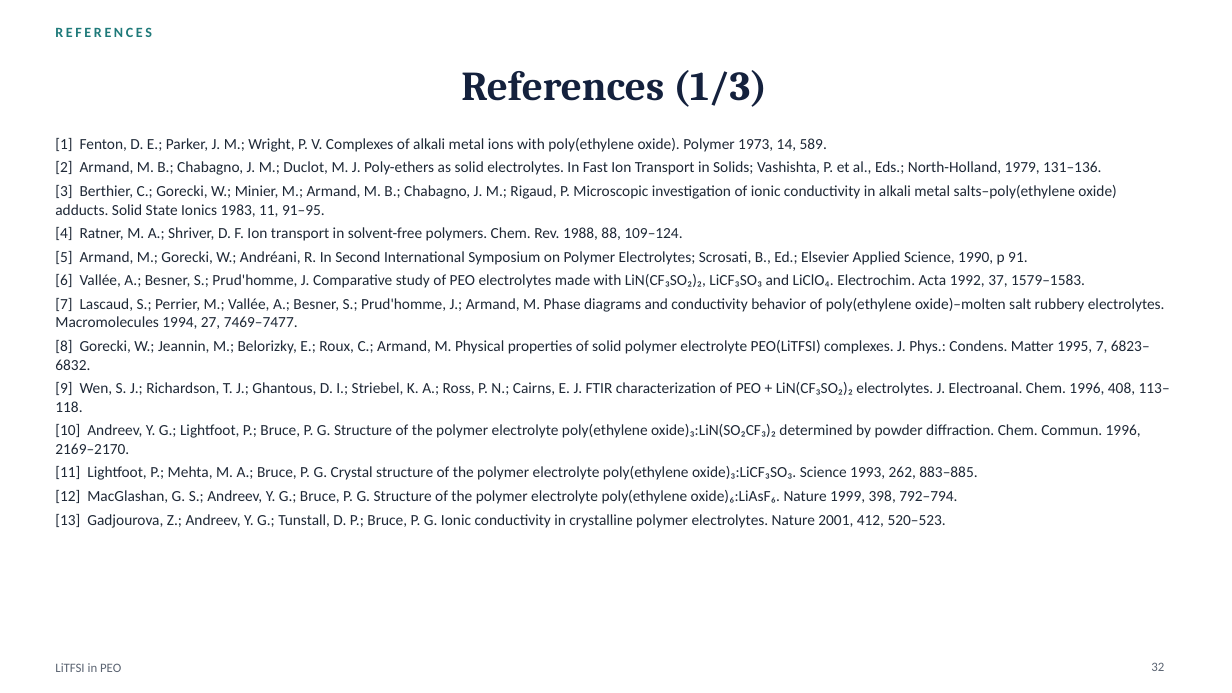
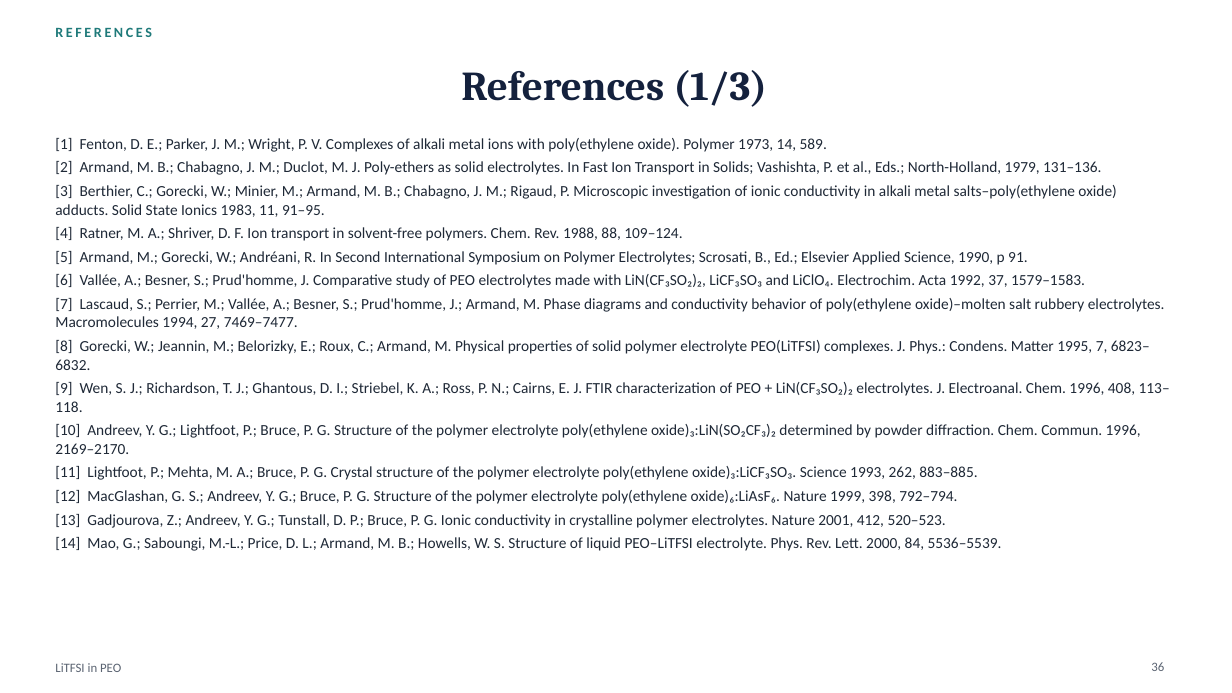
Before and after one commit to zhaoyuw44-lang/Trash, a slide deck: slide 36 of litfsi_peo_ppt/LiTFSI_in_PEO.pptx (slide 32 before the commit). Drawn at 1232x693 pixels with LibreOffice and Linux fonts; fonts in the diff are those of the drawing. Boxes give left, top, right and bottom in pixels: in the first picture for what was removed or moved away, otherwise in the second. Text is boxed around its words. In the diff, an @@ line names an element or a change of style, - is before the commit and + after.

```diff
--- a/litfsi_peo_ppt/LiTFSI_in_PEO.pptx
+++ b/litfsi_peo_ppt/LiTFSI_in_PEO.pptx
@@ text at (55,537,1002,551): paragraph added @@
+[14] Mao, G.; Saboungi, M.-L.; Price, D. L.; Armand, M. B.; Howells, W. S. Structure of liquid PEO–LiTFSI electrolyte. Phys. Rev. Lett. 2000, 84, 5536–5539.
@@ page number at (1151,662,1164,671): text changed @@
-32
+36
```
Also in this commit, not shown: 5 other slides changed, 4 slides added, 8 other files.
